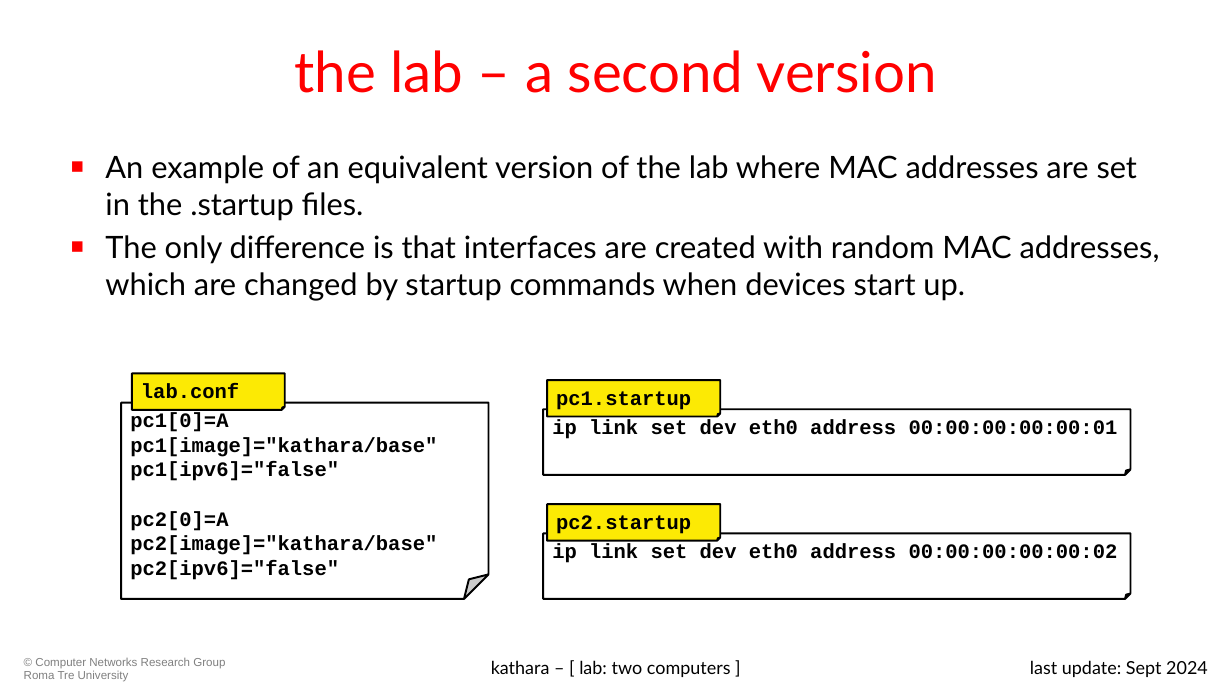
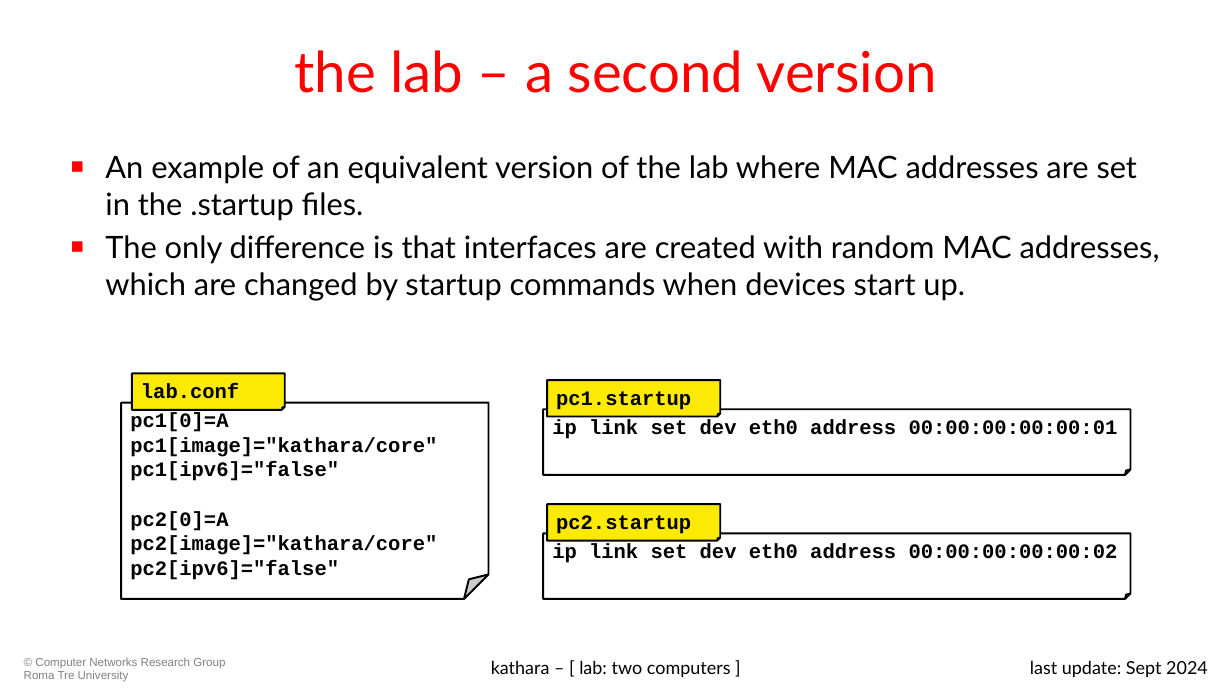
Before and after one commit to KatharaFramework/Kathara-Labs, a slide deck: slide 13 of main-labs/basic-topics/two-computers/0105-kathara-lab_two-computers.pptx. Drawn at 1232x693 pixels with LibreOffice and Linux fonts; fonts in the diff are those of the drawing; background and template pictures are left out. Boxes give left, top, right and bottom in pixels: in the first picture for what was removed or moved away, otherwise in the second. Text is boxed around its words. In the diff, an @@ line names an element or a change of style, - is before the commit and + after.

```diff
--- a/main-labs/basic-topics/two-computers/0105-kathara-lab_two-computers.pptx
+++ b/main-labs/basic-topics/two-computers/0105-kathara-lab_two-computers.pptx
@@ text in folded corner at <box>130,437,437,457</box>: text changed @@
-pc1[image]="kathara/base"
+pc1[image]="kathara/core"
@@ text in folded corner at <box>130,536,437,555</box>: text changed @@
-pc2[image]="kathara/base"
+pc2[image]="kathara/core"
```
Also in this commit, not shown: 3 other slides changed, 3 other files.
